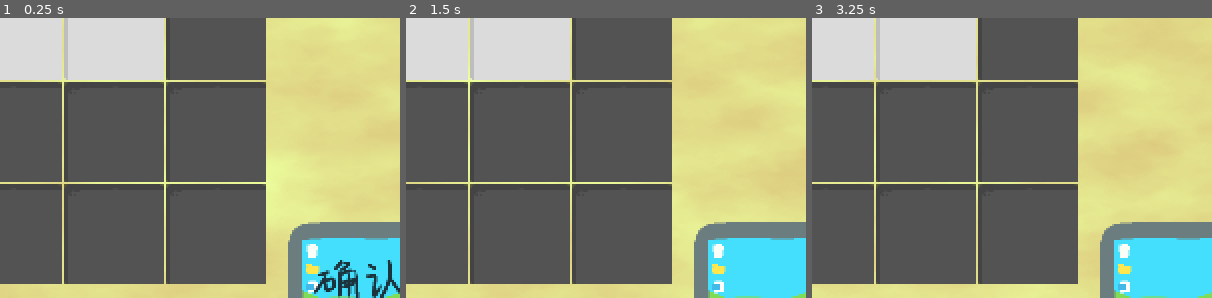
Above: before the commit, frames 1-3 (left to right).
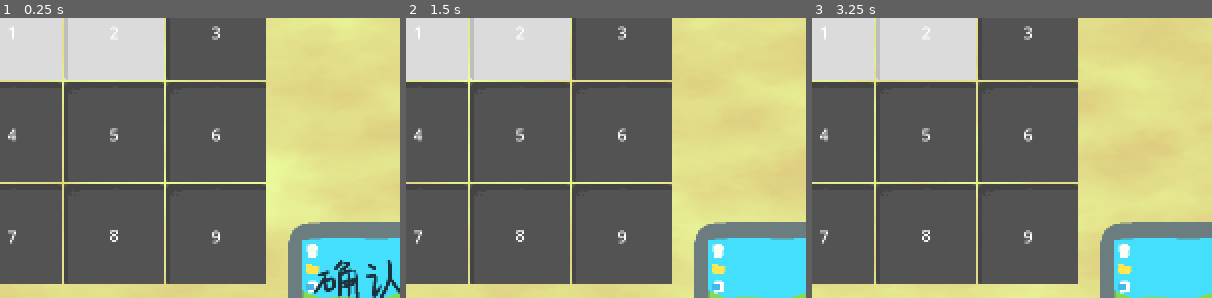
Above: after the commit, the same moments.

Repository: nOstalgia-April/CardGameDemo
Game: Godot game, scene res://tscns/level_select.tscn
The game is run twice, just before and just after one commit, with the same random seed, the same clock (stepped at 60 frames per second) and the same inputs. This scene is started directly instead of the project's main scene. The engine's default icon, where the game draws it, is replaced by a stand-in: a white triangle on a blue panel in a dark square.
Inputs (mouse positions are % of the whole screen's width and height, from its top left):
- Up to frame 1 (0.25 s): no input
- Up to frame 2 (1.5 s): click (89, 62) at 0.5 s; click (16, 89) at 1.25 s
- Up to frame 3 (3.25 s): tap Enter at 2 s; move the mouse to (72, 45) at 2.02 s; click (72, 45) at 2.17 s; tap Space at 2.75 s; drag from (30, 55) to (45, 70) at 2.77 s
The pictures show only the part of the screen within x 44-94%, y 15-65%; the shares and areas given below are measured in that part.

The runs differ from the first frame. In frame 1, 0.5% of the frame differs, in the area x 2-55%, y 2-81%; in frame 2, 0.5%; in frame 3, 0.5%.

Commit message:
添加数字

Diff:
--- a/tscns/level_select.tscn
+++ b/tscns/level_select.tscn
@@ -10,6 +10,176 @@
 
 [node name="HandView" parent="Root" parent_id_path=PackedInt32Array(286232410) index="0" unique_id=140155012]
 visible = false
+
+[node name="LevelNumber" type="Label" parent="Root/Board/GridContainer/Cell00" parent_id_path=PackedInt32Array(1133862191, 1610105831) index="1" unique_id=495054445]
+layout_mode = 1
+anchors_preset = 8
+anchor_left = 0.5
+anchor_top = 0.5
+anchor_right = 0.5
+anchor_bottom = 0.5
+offset_left = -20.0
+offset_top = -19.0
+offset_right = 20.0
+offset_bottom = 74.0
+grow_horizontal = 2
+grow_vertical = 2
+theme_override_font_sizes/font_size = 32
+text = "1
+"
+horizontal_alignment = 1
+vertical_alignment = 1
+
+[node name="LevelNumber" type="Label" parent="Root/Board/GridContainer/Cell01" parent_id_path=PackedInt32Array(1133862191, 1294838380) index="1" unique_id=2037143125]
+layout_mode = 1
+anchors_preset = 8
+anchor_left = 0.5
+anchor_top = 0.5
+anchor_right = 0.5
+anchor_bottom = 0.5
+offset_left = -20.0
+offset_top = -19.0
+offset_right = 20.0
+offset_bottom = 74.0
+grow_horizontal = 2
+grow_vertical = 2
+theme_override_font_sizes/font_size = 32
+text = "2
+"
+horizontal_alignment = 1
+vertical_alignment = 1
+
+[node name="LevelNumber" type="Label" parent="Root/Board/GridContainer/Cell02" parent_id_path=PackedInt32Array(1133862191, 1441882771) index="1" unique_id=2114388650]
+layout_mode = 1
+anchors_preset = 8
+anchor_left = 0.5
+anchor_top = 0.5
+anchor_right = 0.5
+anchor_bottom = 0.5
+offset_left = -20.0
+offset_top = -19.0
+offset_right = 20.0
+offset_bottom = 74.0
+grow_horizontal = 2
+grow_vertical = 2
+theme_override_font_sizes/font_size = 32
+text = "3
+"
+horizontal_alignment = 1
+vertical_alignment = 1
+
+[node name="LevelNumber" type="Label" parent="Root/Board/GridContainer/Cell10" parent_id_path=PackedInt32Array(1133862191, 1133657646) index="1" unique_id=748765828]
+layout_mode = 1
+anchors_preset = 8
+anchor_left = 0.5
+anchor_top = 0.5
+anchor_right = 0.5
+anchor_bottom = 0.5
+offset_left = -20.0
+offset_top = -19.0
+offset_right = 20.0
+offset_bottom = 74.0
+grow_horizontal = 2
+grow_vertical = 2
+theme_override_font_sizes/font_size = 32
+text = "4
+"
+horizontal_alignment = 1
+vertical_alignment = 1
+
+[node name="LevelNumber" type="Label" parent="Root/Board/GridContainer/Cell11" parent_id_path=PackedInt32Array(1133862191, 1578018743) index="1" unique_id=41779126]
+layout_mode = 1
+anchors_preset = 8
+anchor_left = 0.5
+anchor_top = 0.5
+anchor_right = 0.5
+anchor_bottom = 0.5
+offset_left = -20.0
+offset_top = -19.0
+offset_right = 20.0
+offset_bottom = 74.0
+grow_horizontal = 2
+grow_vertical = 2
+theme_override_font_sizes/font_size = 32
+text = "5
+"
+horizontal_alignment = 1
+vertical_alignment = 1
+
+[node name="LevelNumber" type="Label" parent="Root/Board/GridContainer/Cell12" parent_id_path=PackedInt32Array(1133862191, 105087745) index="1" unique_id=1997796219]
+layout_mode = 1
+anchors_preset = 8
+anchor_left = 0.5
+anchor_top = 0.5
+anchor_right = 0.5
+anchor_bottom = 0.5
+offset_left = -20.0
+offset_top = -19.0
+offset_right = 20.0
+offset_bottom = 74.0
+grow_horizontal = 2
+grow_vertical = 2
+theme_override_font_sizes/font_size = 32
+text = "6
+"
+horizontal_alignment = 1
+vertical_alignment = 1
+
+[node name="LevelNumber" type="Label" parent="Root/Board/GridContainer/Cell20" parent_id_path=PackedInt32Array(1133862191, 710458070) index="1" unique_id=677408095]
+layout_mode = 1
+anchors_preset = 8
+anchor_left = 0.5
+anchor_top = 0.5
+anchor_right = 0.5
+anchor_bottom = 0.5
+offset_left = -20.0
+offset_top = -19.0
+offset_right = 20.0
+offset_bottom = 74.0
+grow_horizontal = 2
+grow_vertical = 2
+theme_override_font_sizes/font_size = 32
+text = "7
+"
+horizontal_alignment = 1
+vertical_alignment = 1
+
+[node name="LevelNumber" type="Label" parent="Root/Board/GridContainer/Cell21" parent_id_path=PackedInt32Array(1133862191, 1880558082) index="1" unique_id=895644375]
+layout_mode = 1
+anchors_preset = 8
+anchor_left = 0.5
+anchor_top = 0.5
+anchor_right = 0.5
+anchor_bottom = 0.5
+offset_left = -20.0
+offset_top = -46.5
+offset_right = 20.0
+offset_bottom = 46.5
+grow_horizontal = 2
+grow_vertical = 2
+theme_override_font_sizes/font_size = 32
+text = "8"
+horizontal_alignment = 1
+vertical_alignment = 1
+
+[node name="LevelNumber" type="Label" parent="Root/Board/GridContainer/Cell22" parent_id_path=PackedInt32Array(1133862191, 1958790764) index="1" unique_id=87683590]
+layout_mode = 1
+anchors_preset = 8
+anchor_left = 0.5
+anchor_top = 0.5
+anchor_right = 0.5
+anchor_bottom = 0.5
+offset_left = -20.0
+offset_top = -19.0
+offset_right = 20.0
+offset_bottom = 74.0
+grow_horizontal = 2
+grow_vertical = 2
+theme_override_font_sizes/font_size = 32
+text = "9
+"
+horizontal_alignment = 1
+vertical_alignment = 1
 
 [node name="BackAnchor" type="Control" parent="CanvasLayer" parent_id_path=PackedInt32Array(829244223) index="0" unique_id=1135355005]
 layout_mode = 3
@@ -33,3 +203,5 @@
 offset_bottom = 457.0
 mouse_filter = 2
 texture = ExtResource("4_h8c4j")
+
+[editable path="Root/Board"]
